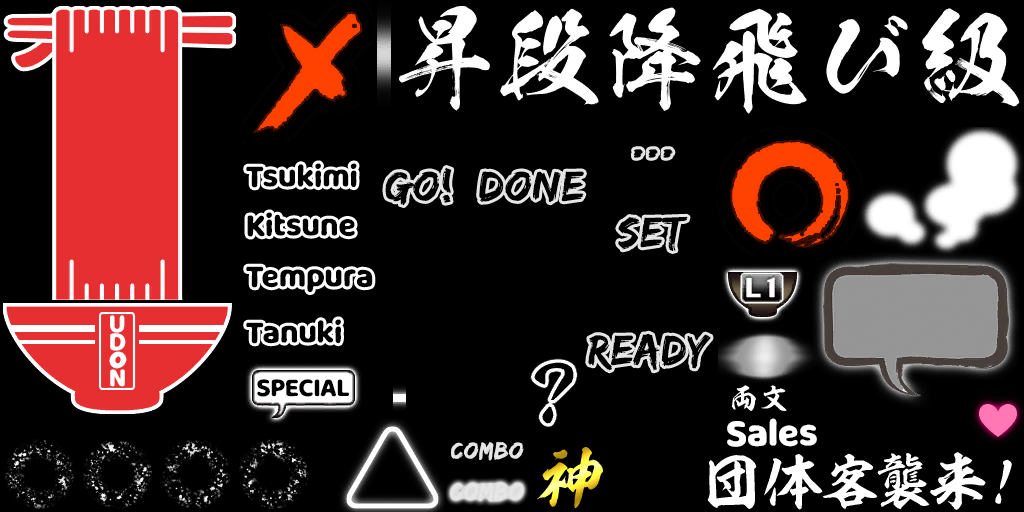
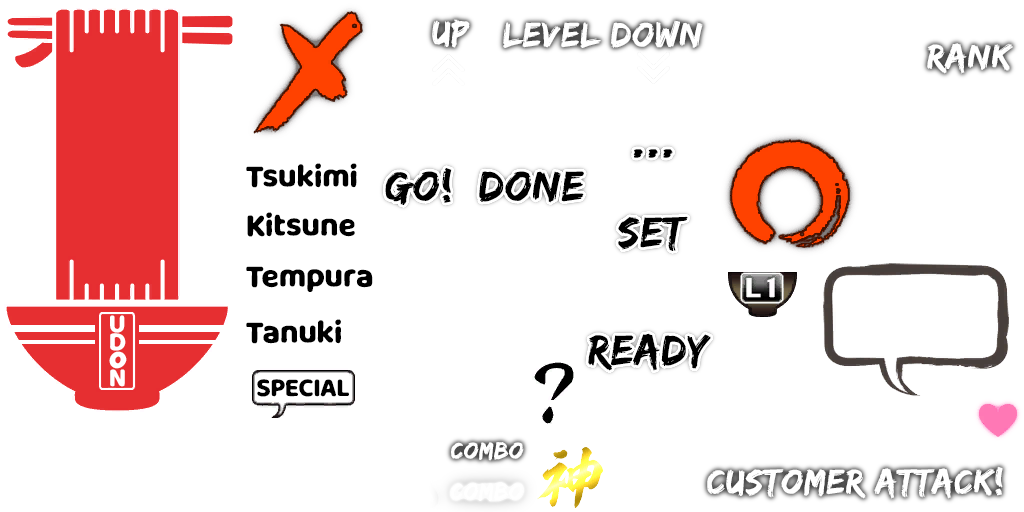
Layer changes from the first 1024 × 512 image to the second:
"...": opacity 85% → 100% over [633, 149, 673, 158]
"DONE": opacity 85% → 100% over [479, 171, 584, 203]
"Go!": opacity 85% → 100% over [385, 168, 452, 205]
"set": opacity 85% → 100% over [618, 216, 688, 251]
"rEADY": opacity 85% → 100% over [588, 333, 711, 371]
added layer "pngwing.com(1)" (1st of 2) above "pngwing.com(1)" over [432, 54, 465, 86]
added layer "pngwing.com(1)" (2nd of 2) above "up" over [637, 52, 670, 84]
added layer "up" above "LEVEL" over [432, 19, 470, 48]
added layer "LEVEL" above "DOWN" over [503, 22, 601, 48]
added layer "DOWN" above "RANK" over [611, 20, 703, 48]
added layer "RANK" above "CUSTOMER ATTACK!" over [927, 43, 1013, 74]
added layer "CUSTOMER ATTACK!" above "combo" over [707, 466, 1003, 499]
"combo" (3rd of 3): opacity 85% → 100% over [451, 442, 524, 461]
painted on "Layer 1" over [396, 6, 1020, 512]
hid "Color Fill 1" over [0, 0, 1024, 512]